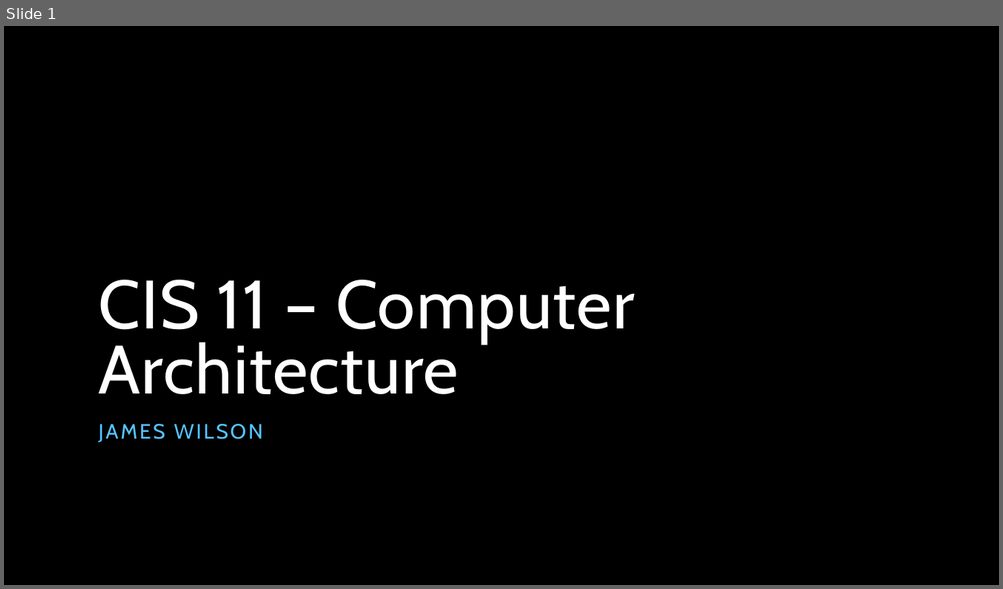
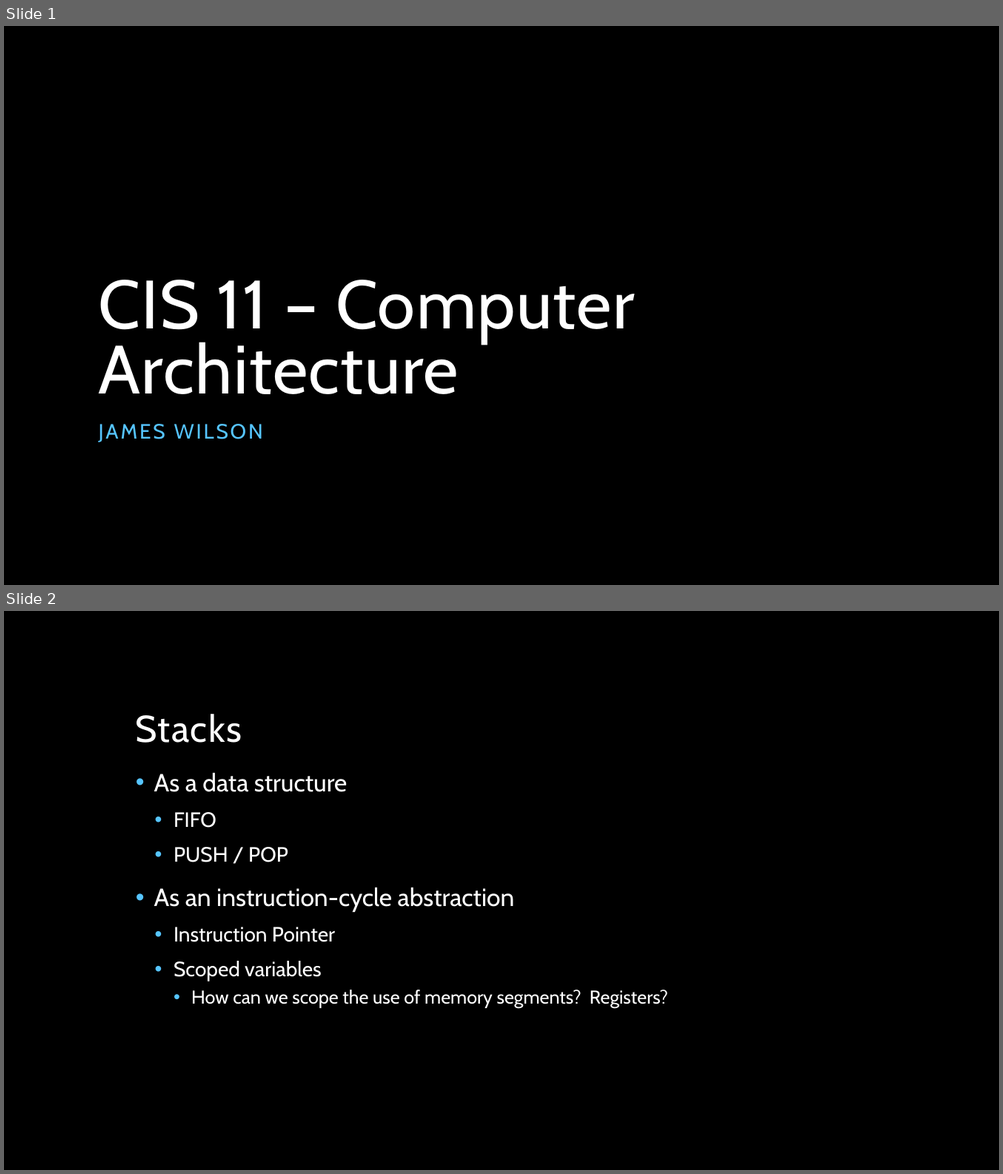
Before and after one commit to jameswilson281/CIS---11-Assembly-Programming, a slide deck: Week 6/06 - Procedures.pptx. Shown one above the other, each under a label of ours: slide 1 before the commit, slides 1 and 2 after it. The pictures are 1003x589 and 1003x1174 pixels, drawn with LibreOffice and Linux fonts; fonts in the diff are those of the drawing; background and template pictures are left out. Boxes give left, top, right and bottom in pixels: in the first picture for what was removed or moved away, otherwise in the second. Text is boxed around its words. In the diff, an @@ line names an element or a change of style, - is before the commit and + after.

```diff
--- a/Week 6/06 - Procedures.pptx
+++ b/Week 6/06 - Procedures.pptx
@@ slide 2 added at box(4, 611, 999, 1170), background picture (left out) @@
@@ title added at box(136, 714, 242, 743), 36 pt, text #FFFFFF @@
+Stacks
@@ text added at box(154, 772, 668, 1008), 24 pt, text #FFFFFF @@
+• As a data structure
+  • FIFO
+  • PUSH / POP
+• As an instruction-cycle abstraction
+  • Instruction Pointer
+  • Scoped variables
+    • How can we scope the use of memory segments? Registers?
```
Also in this commit, not shown: 3 other slides added.
